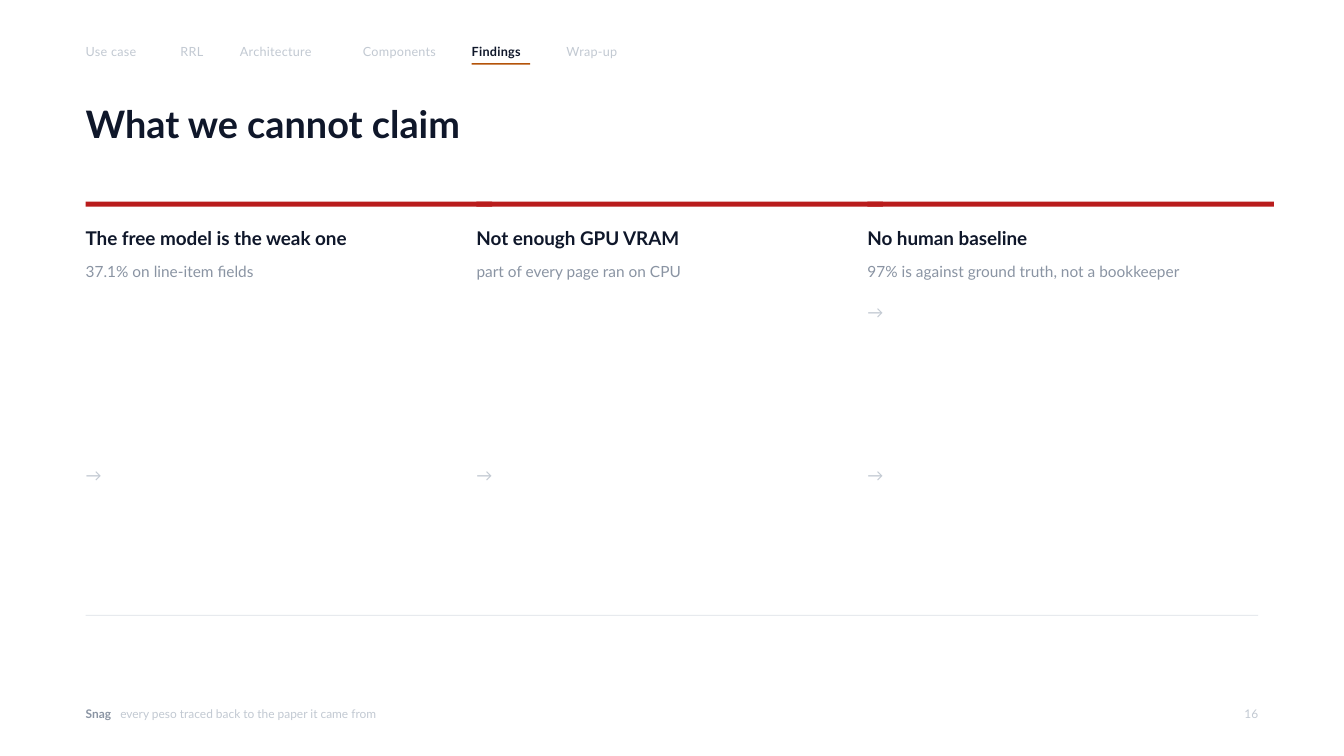
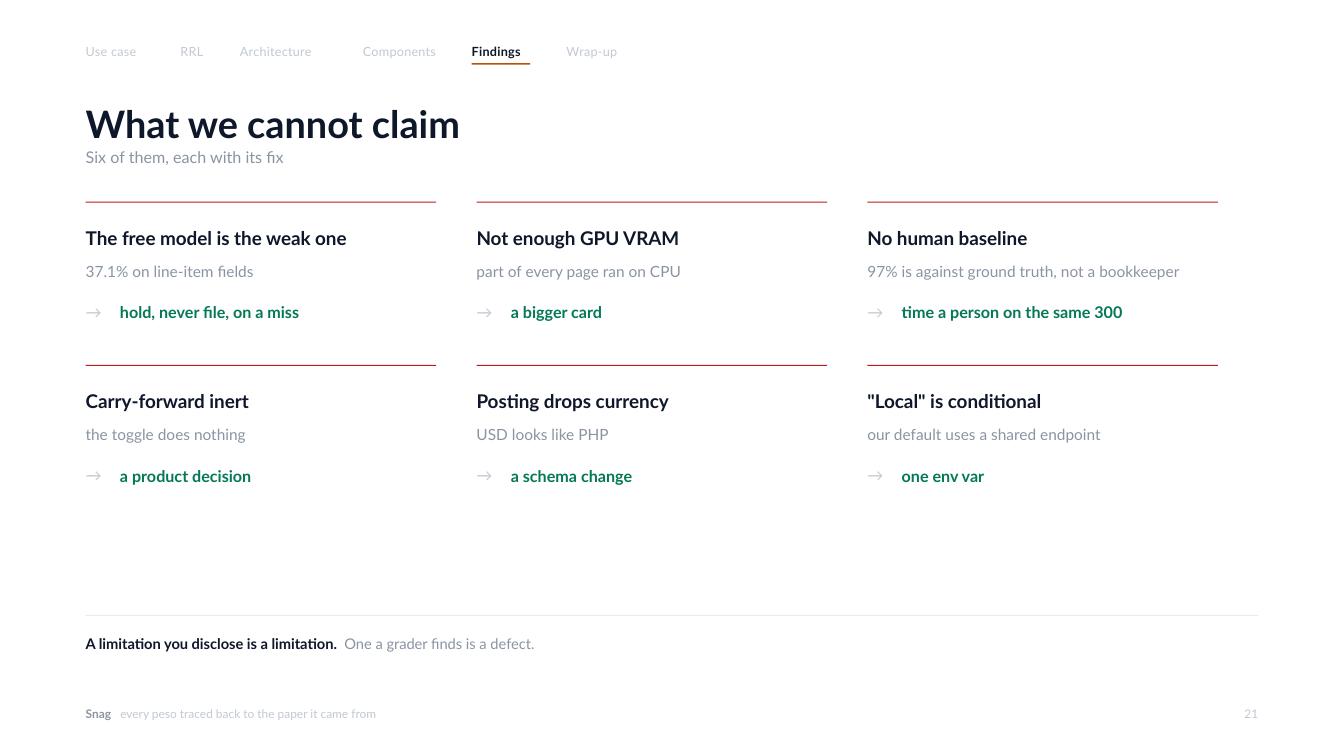
Before and after one commit to CuteBabyTank/STAI_OCR, a slide deck: slide 21 of docs/presentation/Snag_Final_Capstone.pptx (slide 15 before the commit). Drawn at 1344x756 pixels with LibreOffice and Linux fonts; fonts in the diff are those of the drawing. Boxes give left, top, right and bottom in pixels: in the first picture for what was removed or moved away, otherwise in the second. Text is boxed around its words. In the diff, an @@ line names an element or a change of style, - is before the commit and + after.

```diff
--- a/docs/presentation/Snag_Final_Capstone.pptx
+++ b/docs/presentation/Snag_Final_Capstone.pptx
@@ text added at (86,151,283,165), 11.5 pt, text #8A94A3 @@
+Six of them, each with its fix
@@ rectangle: place and size @@
-rectangle at (86,202,492,207)
+rectangle at (86,202,437,203)
@@ rectangle: place and size @@
-rectangle at (477,202,883,207)
+rectangle at (477,202,828,203)
@@ rectangle: place and size @@
-rectangle at (868,202,1274,207)
+rectangle at (868,202,1219,203)
@@ text added at (86,298,116,329), 11.5 pt, text #C2C9D2 @@
+→
@@ text added at (477,298,507,329), 11.5 pt, text #C2C9D2 @@
+→
@@ text "→" rewrapped from (868,298,903,320) to (868,298,898,329) @@
@@ text added at (120,306,299,320), 11.5 pt, text #047857, bold @@
+hold, never file, on a miss
@@ text added at (511,306,602,321), 11.5 pt, text #047857, bold @@
+a bigger card
@@ text added at (902,306,1122,321), 11.5 pt, text #047857, bold @@
+time a person on the same 300
@@ rectangle added at (86,365,437,366), fill #B91C1C @@
@@ rectangle added at (477,365,828,366), fill #B91C1C @@
@@ rectangle added at (868,365,1219,366), fill #B91C1C @@
@@ text added at (86,394,248,412), 13.5 pt, text #0F172A, bold @@
+Carry-forward inert
@@ text added at (477,394,669,412), 13.5 pt, text #0F172A, bold @@
+Posting drops currency
@@ text added at (867,394,1041,408), 13.5 pt, text #0F172A, bold @@
+"Local" is conditional
@@ text added at (86,428,246,443), 11 pt, text #8A94A3 @@
+the toggle does nothing
@@ text added at (476,428,608,440), 11 pt, text #8A94A3 @@
+USD looks like PHP
@@ text added at (867,428,1101,443), 11 pt, text #8A94A3 @@
+our default uses a shared endpoint
@@ text added at (120,470,251,485), 11.5 pt, text #047857, bold @@
+a product decision
@@ text added at (511,470,632,485), 11.5 pt, text #047857, bold @@
+a schema change
@@ text added at (902,473,985,482), 11.5 pt, text #047857, bold @@
+one env var
@@ text added at (86,638,534,652), 10.5 pt, text #0F172A, bold @@
+A limitation you disclose is a limitation. One a grader finds is a defect.
@@ text at (1244,710,1258,718): text changed @@
-16
+21
```
Also in this commit, not shown: 11 other slides changed, 7 slides added, 1 slide removed, 3 other files.
